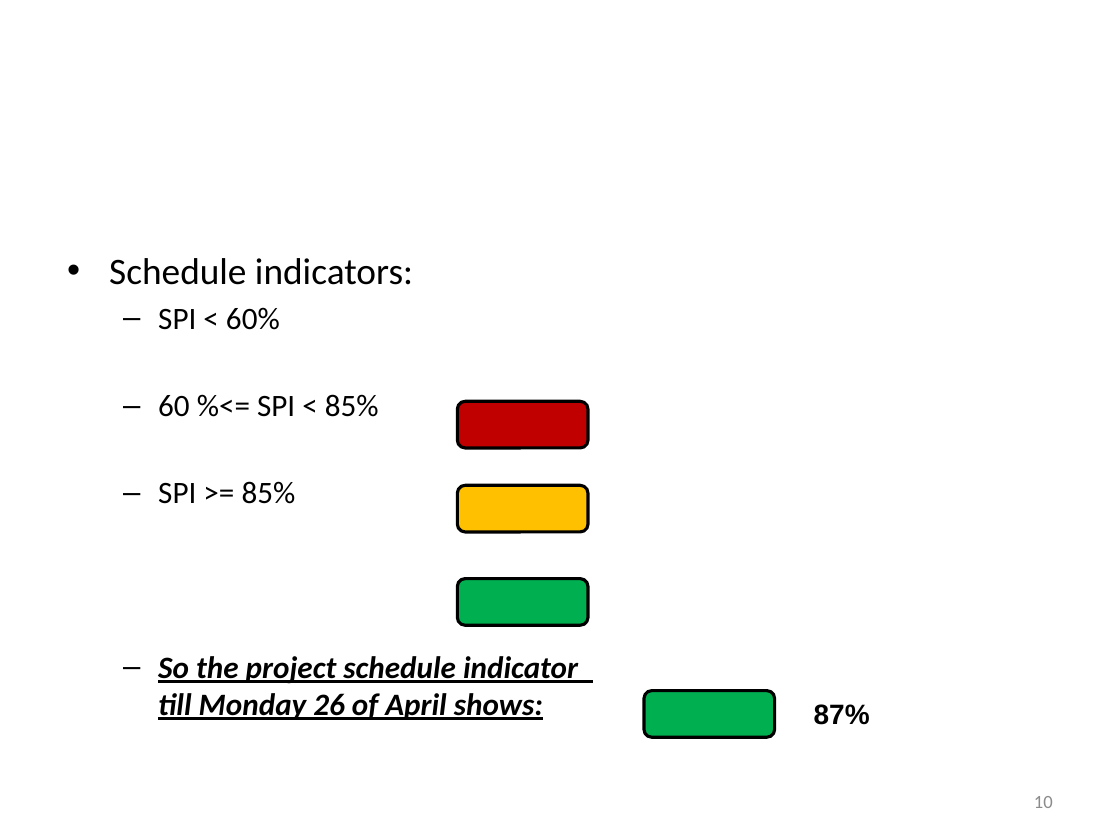
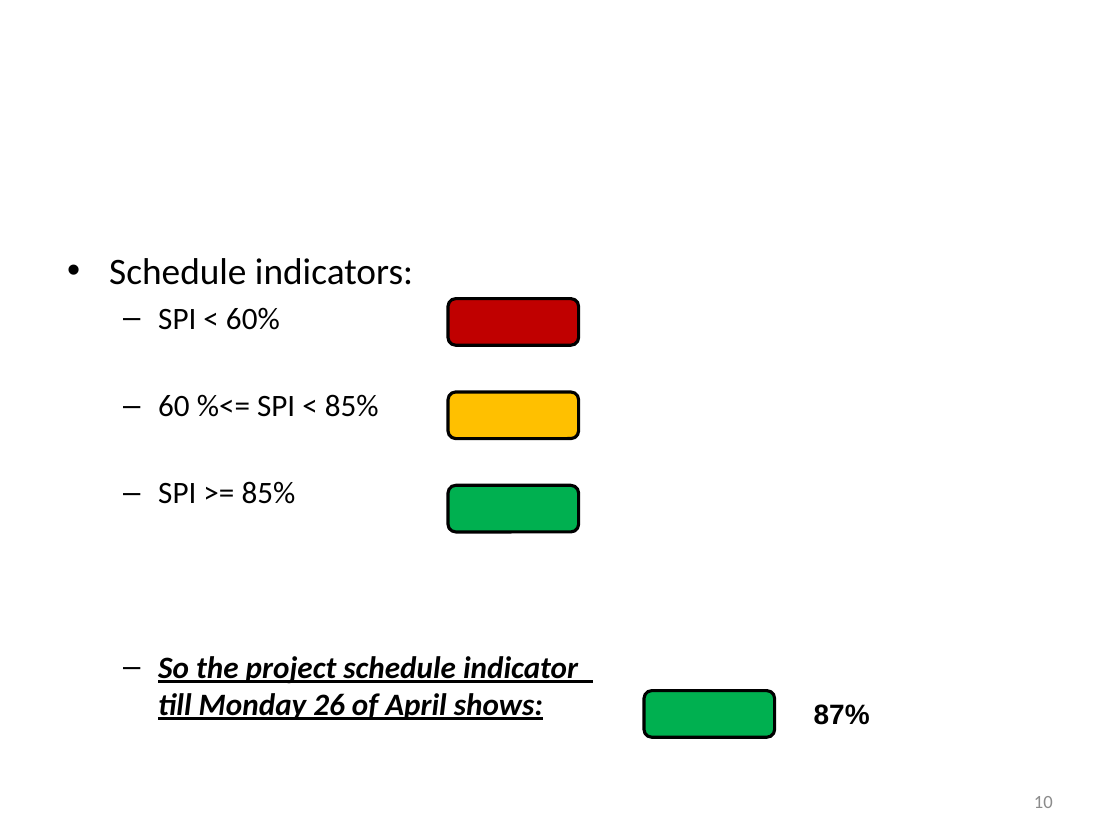
Before and after one commit to soomro/vms_technicalchallenge, a slide deck: slide 10 of DOCS/Presentations/27.04.2010.pptx. Drawn at 1120x840 pixels with LibreOffice and Linux fonts; fonts in the diff are those of the drawing; background and template pictures are left out. Boxes give left, top, right and bottom in pixels: in the first picture for what was removed or moved away, otherwise in the second. Text is boxed around its words. In the diff, an @@ line names an element or a change of style, - is before the commit and + after.

```diff
--- a/DOCS/Presentations/27.04.2010.pptx
+++ b/DOCS/Presentations/27.04.2010.pptx
@@ rounded rectangle: place and size @@
-rounded rectangle at box(457, 401, 588, 448)
+rounded rectangle at box(448, 299, 579, 346)
@@ rounded rectangle: place and size @@
-rounded rectangle at box(457, 485, 588, 532)
+rounded rectangle at box(448, 392, 579, 439)
@@ rounded rectangle: place and size @@
-rounded rectangle at box(457, 579, 588, 626)
+rounded rectangle at box(448, 485, 579, 532)
```
Also in this commit, not shown: 5 other slides changed, 1 slide added.
